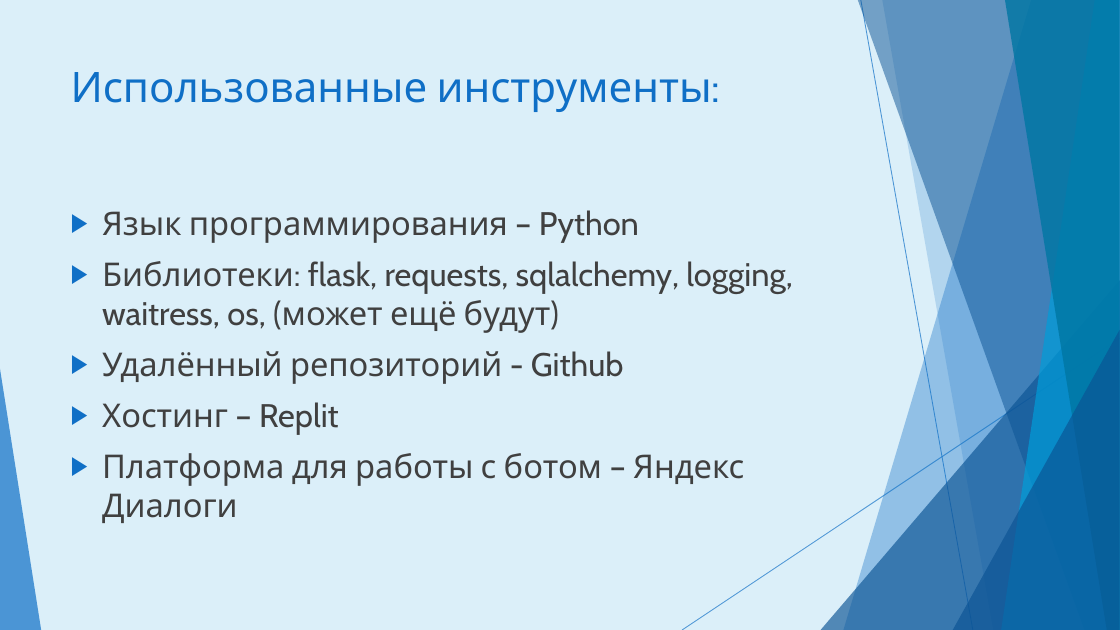
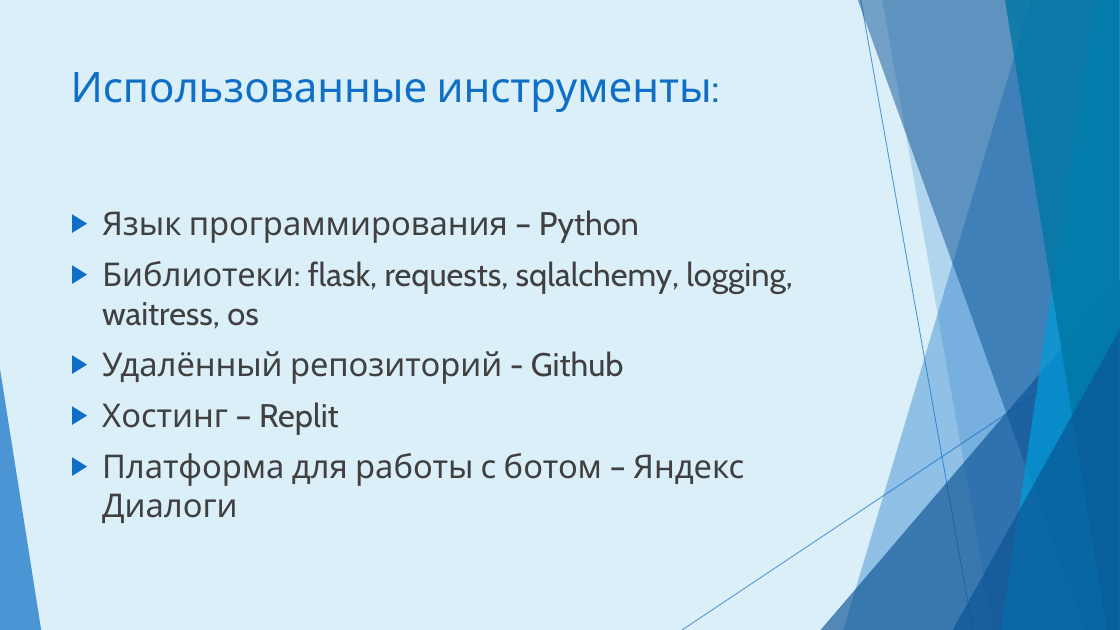
Before and after one commit to SeveryukhinVeniamin/AliceProject, a slide deck: slide 6 of Алиса – Путеводитель.ppsx. Drawn at 1120x630 pixels with LibreOffice and Linux fonts; fonts in the diff are those of the drawing. Boxes give left, top, right and bottom in pixels: in the first picture for what was removed or moved away, otherwise in the second. Text is boxed around its words. In the diff, an @@ line names an element or a change of style, - is before the commit and + after.

```diff
--- a/Алиса – Путеводитель.ppsx
+++ b/Алиса – Путеводитель.ppsx
@@ text at (102,261,792,329): text changed @@
-▶ Библиотеки: flask, requests, sqlalchemy, logging, waitress, os, (может ещё будут)
+▶ Библиотеки: flask, requests, sqlalchemy, logging, waitress, os
```
Also in this commit, not shown: 4 other slides changed, 1 slide added, 1 slide removed, 1 other file.
